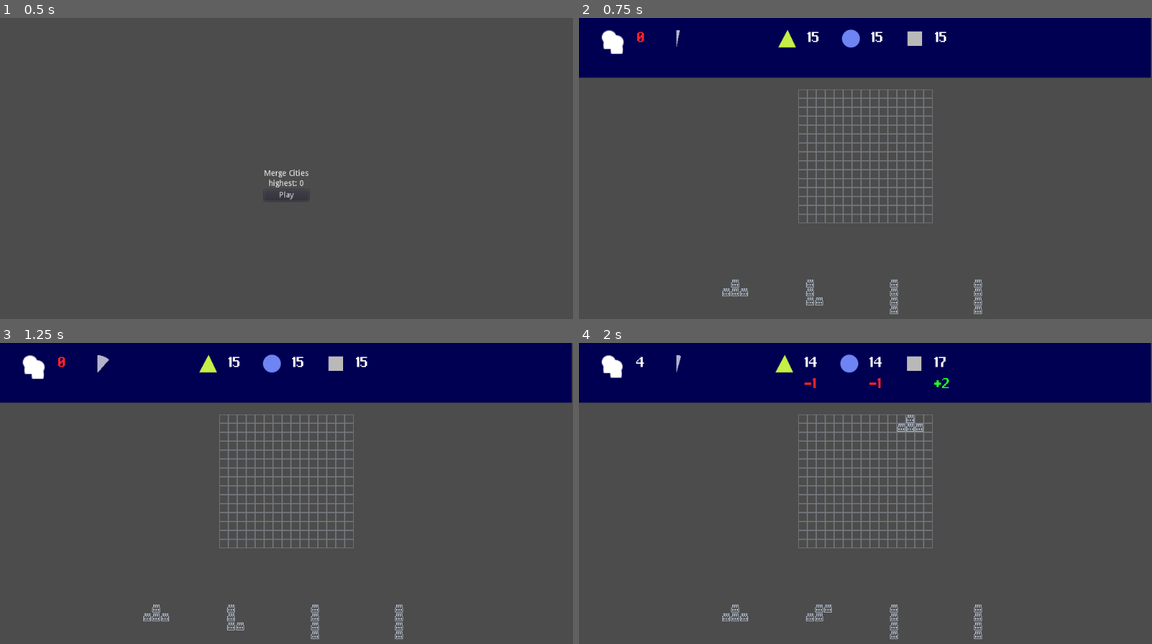
Above: before the commit, frames 1-4 (two rows, left to right).
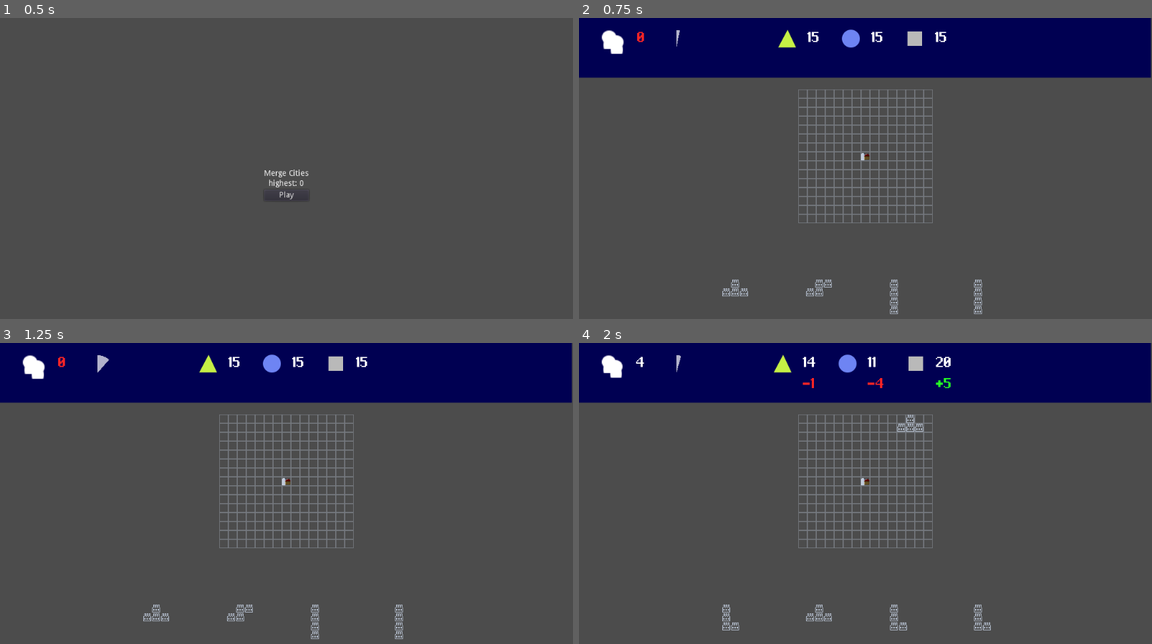
Above: after the commit, the same moments.

Repository: T4g1/gd-wildjam13
Game: Godot game, scene res://main.tscn
Same seed, same stepped clock (60 frames per second), same inputs: the game is played once before the commit and once after it.
Inputs (mouse positions are in pixels of both pictures, inside the frame that each line leads up to):
- Up to frame 1 (0.5 s): no input
- Up to frame 2 (0.75 s): click "Play" at 0.5 s
- Up to frame 3 (1.25 s): no input
- Up to frame 4 (2 s): tap Enter at 1.25 s; drag from (739, 622) to (922, 436) at 1.27 s

Frame 1 is identical in both runs. In frame 2, 0.2% of the frame differs, in the area x 39-51%, y 44-96%; in frame 3, 0.2%; in frame 4, 0.8%, in the area x 25-72%, y 3-99%.

Commit message:
[add] Allows specification of starting point

Diff:
--- a/nodes/City/City.gd
+++ b/nodes/City/City.gd
@@ -5,6 +5,10 @@
 const RED = Color(1.0, 0.0, 0.0, 0.5)
 const GREEN = Color(0.0, 1.0, 0.0, 0.5)
 const BARELY_VISIBLE = Color(1.0, 1.0, 1.0, 0.2)
+
+onready var bloc_scene = preload("res://nodes/Bloc/Bloc.tscn")
+
+export (Vector2) var starting_point = Vector2(0, 0)
 
 func _ready():
 	$Ghost.remove_from_group("dragable")
@@ -14,6 +18,12 @@
 
 	for bloc in $Blocs.get_children():
 		bloc.free()
+
+	var starting_city = bloc_scene.instance()
+	starting_city.production = 0
+
+	$Grid.set_cell(starting_point.x, starting_point.y, 1)
+	$Blocs.add_child(starting_city)
 
 func show_ghost(polymino):
 	var city_size = $Grid.grid_size * $Grid.cell_size
--- a/nodes/City/City.tscn
+++ b/nodes/City/City.tscn
@@ -9,8 +9,6 @@
 script = ExtResource( 1 )
 
 [node name="Grid" parent="." instance=ExtResource( 2 )]
-grid_size = 15
-show_grid = true
 
 [node name="Ghost" parent="." instance=ExtResource( 3 )]
 visible = false
--- a/scenes/Game/game.gd
+++ b/scenes/Game/game.gd
@@ -29,6 +29,8 @@
 
 	# Connect timer to consume action
 	_error = timer.connect("timeout", self, "consume_produce")
+
+	start_game()
 
 func start_game():
 	player_city.reset()
--- a/scenes/Game/game.tscn
+++ b/scenes/Game/game.tscn
@@ -30,6 +30,7 @@
 margin_top = 248.0
 margin_right = 512.0
 margin_bottom = 248.0
+starting_point = Vector2( 7, 7 )
 
 [node name="Pool" type="HBoxContainer" parent="VBoxContainer"]
 margin_top = 500.0
